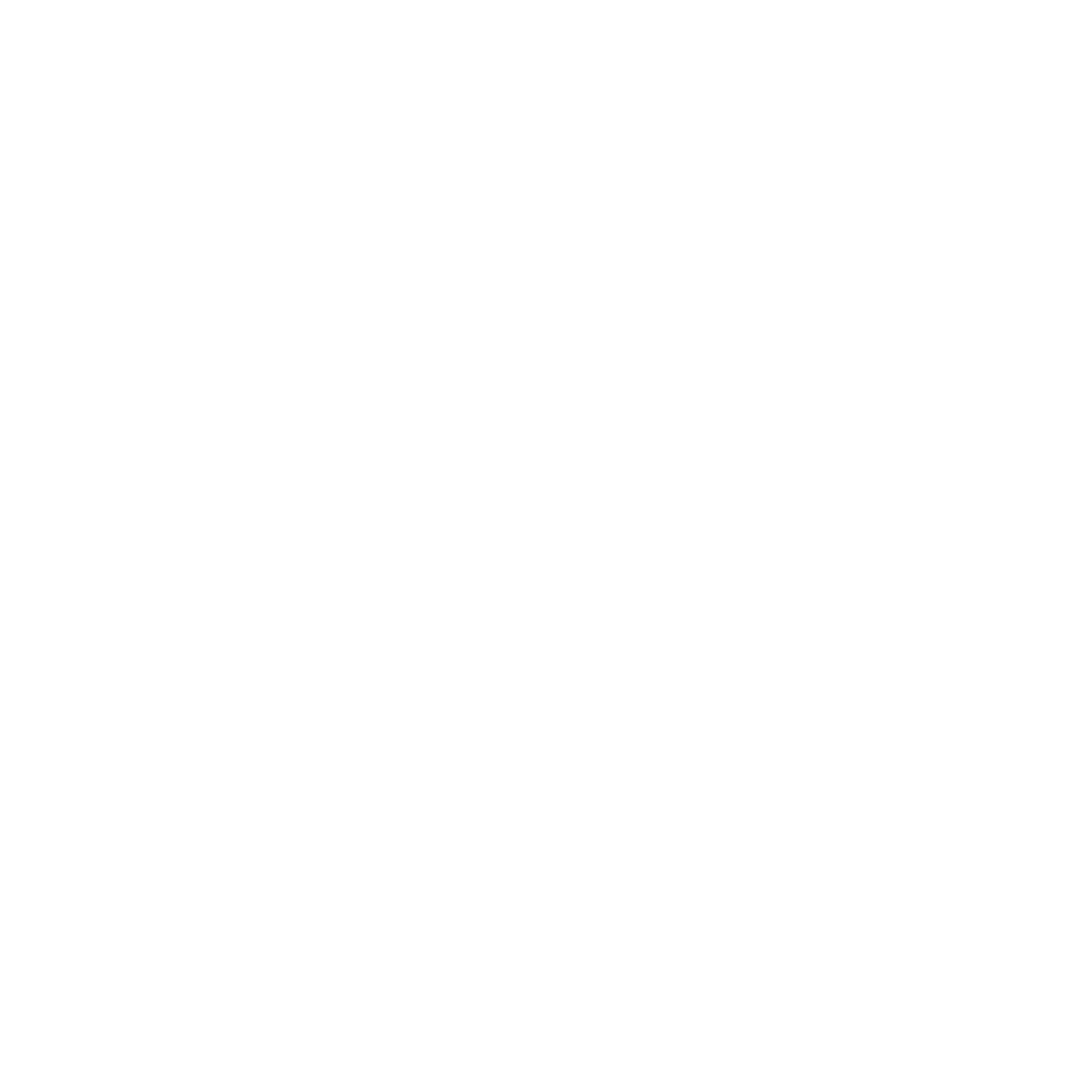
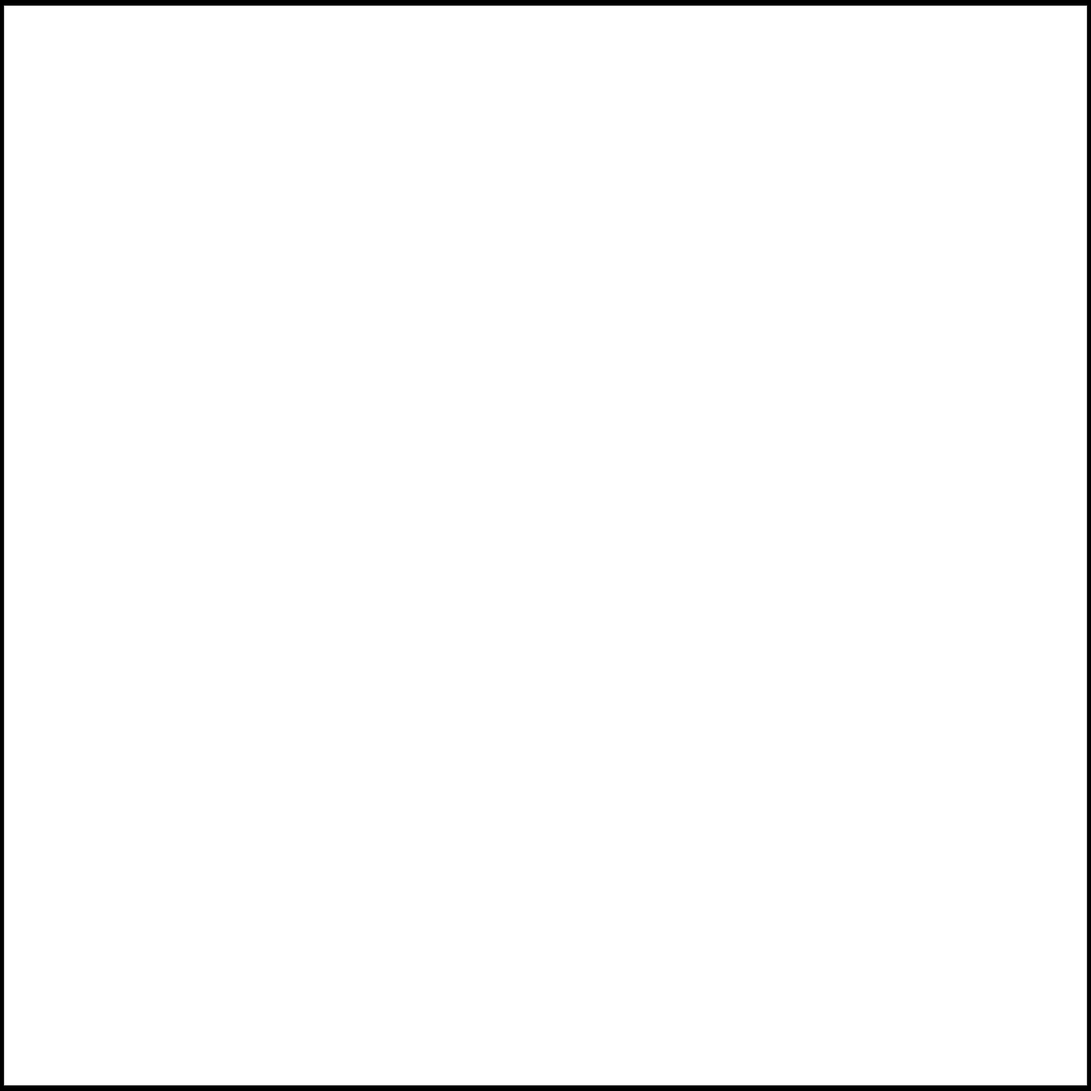
Comparing the layer stacks of the two w=1091, h=1091 images. Changes:
painted on "Layer 1" over [0, 0, 1091, 1091]
